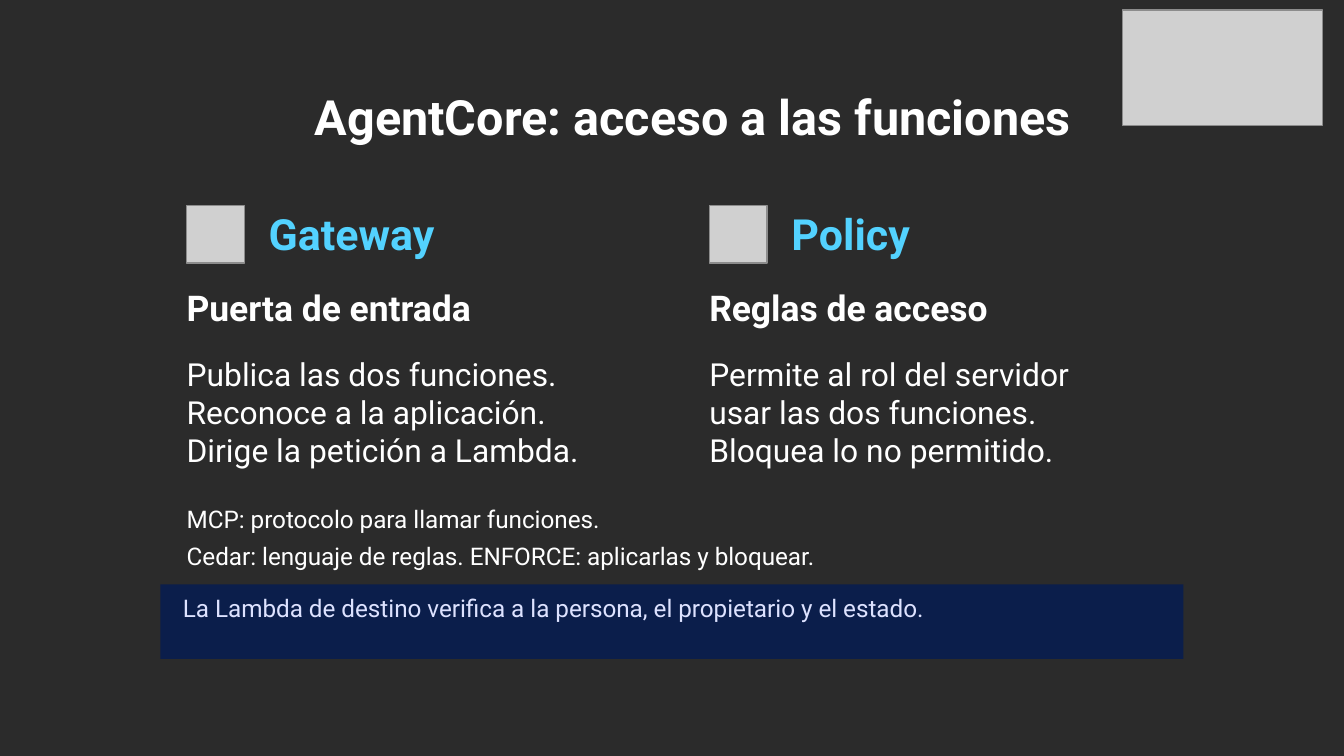
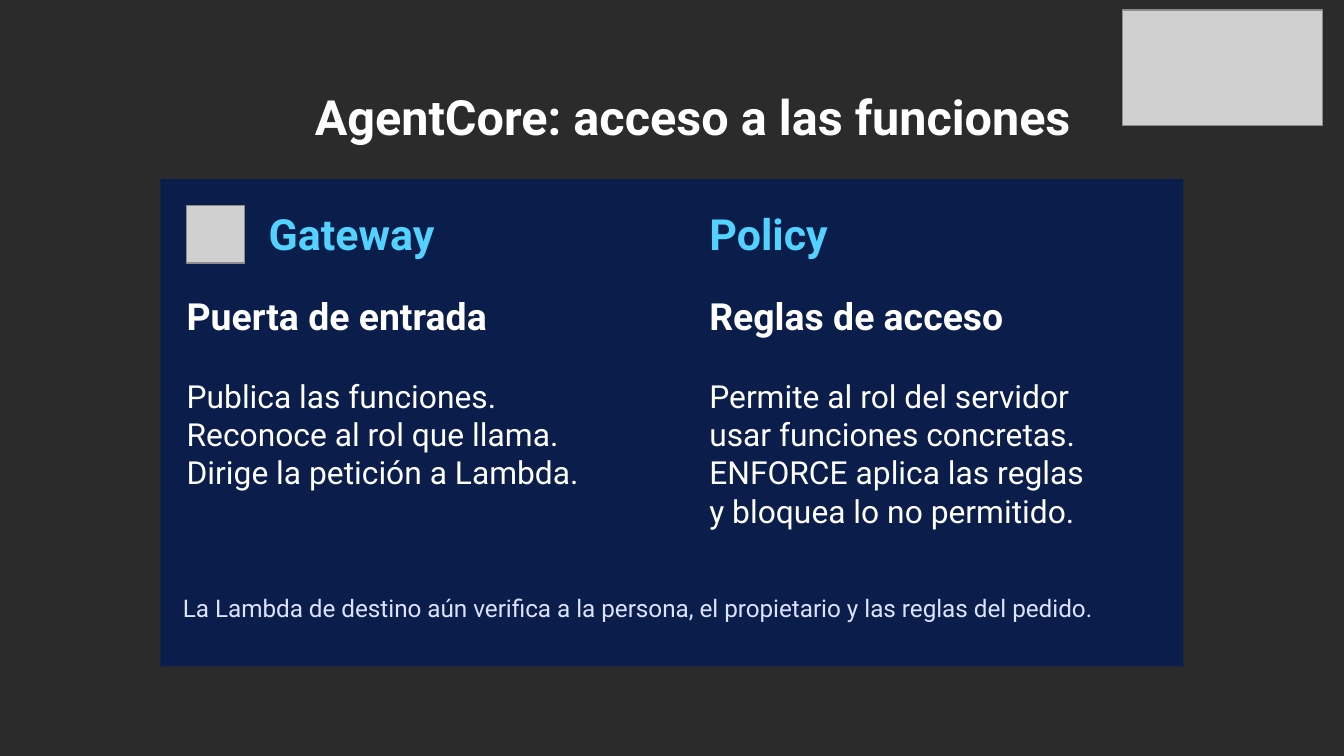
Before and after one commit to dannyfriz/aws-ecommerce-agent-demo, a slide deck: slide 14 of docs/presentaciones/Danny_Friz_SCD_2026_arquitectura_IA.pptx (slide 15 before the commit). Drawn at 1344x756 pixels with LibreOffice and Linux fonts; fonts in the diff are those of the drawing; grey boxes stand for pictures; background and template pictures are left out; a plain dark background stands for a picture behind light text. Boxes give left, top, right and bottom in pixels: in the first picture for what was removed or moved away, otherwise in the second. Text is boxed around its words. In the diff, an @@ line names an element or a change of style, - is before the commit and + after.

Commit message:
docs: alinear la charla con identidad y gobierno de accesos

```diff
--- a/docs/presentaciones/Danny_Friz_SCD_2026_arquitectura_IA.pptx
+++ b/docs/presentaciones/Danny_Friz_SCD_2026_arquitectura_IA.pptx
@@ rectangle: place and size @@
-rectangle at <box>160,585,1183,660</box>
+rectangle at <box>160,179,1183,665</box>
@@ text "Policy": place and size @@
-text "Policy" at <box>791,218,909,259</box>
+text "Policy" at <box>709,218,827,259</box>
@@ picture removed at <box>710,206,767,263</box> @@
@@ text "Puerta de entrada": place and size @@
-text "Puerta de entrada" at <box>187,294,471,322</box>
+text "Puerta de entrada" at <box>187,302,487,331</box>
@@ text "Puerta de entrada" at <box>187,302,487,331</box>: size 19 to 20 pt @@
@@ text "Reglas de acceso" at <box>709,302,1004,338</box>: size 19 to 20 pt @@
@@ text "Reglas de acceso": place and size @@
-text "Reglas de acceso" at <box>709,294,987,329</box>
+text "Reglas de acceso" at <box>709,302,1004,338</box>
@@ text at <box>187,384,558,453</box>: text changed @@
-Publica las dos funciones.
-Reconoce a la aplicación.
+Publica las funciones.
+Reconoce al rol que llama.
@@ text "Publica las funciones.": place and size @@
-text "Publica las funciones." at <box>187,362,579,469</box>
+text "Publica las funciones." at <box>187,384,579,491</box>
@@ text "Permite al rol del servidor": place and size @@
-text "Permite al rol del servidor" at <box>709,362,1069,469</box>
+text "Permite al rol del servidor" at <box>709,384,1084,530</box>
@@ text at <box>709,422,1084,530</box>: text changed @@
-usar las dos funciones.
-Bloquea lo no permitido.
+usar funciones concretas.
+ENFORCE aplica las reglas
+y bloquea lo no permitido.
@@ text removed at <box>187,509,600,533</box> @@
-MCP: protocolo para llamar funciones.
@@ text removed at <box>187,546,815,570</box> @@
-Cedar: lenguaje de reglas. ENFORCE: aplicarlas y bloquear.
@@ text at <box>183,598,1092,622</box>: text changed @@
-La Lambda de destino verifica a la persona, el propietario y el estado.
+La Lambda de destino aún verifica a la persona, el propietario y las reglas del pedido.
```
Also in this commit, not shown: 15 other slides changed, 11 slides added, 11 slides removed, 6 other files.
